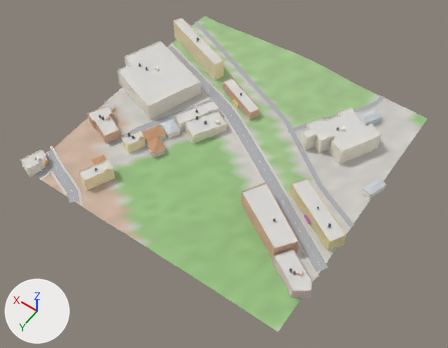
Before and after pictures for a commit that changed the glTF model city/hi/t_-2_0.glb.
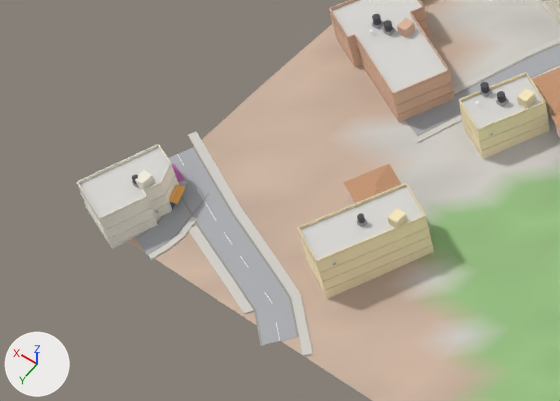
There are two pictures of each version: one whole from a camera (50 mm lens) standing at (-588.0, 428.0, 430.0) and looking at (-392.0, 155.0, -1.0), one close up on the part from 0% to 33% of the width and 32% to 63% of the height. The lights are fixed; the arrows at lower left show +X, +Y and +Z. The last two pictures show the newer version. Vertices at exactly the same position are counted once.

Objects in the first close-up: 'Buildings-col', 'Details', 'Roads-col', 'Sidewalks-col', 'Terrain-col'.
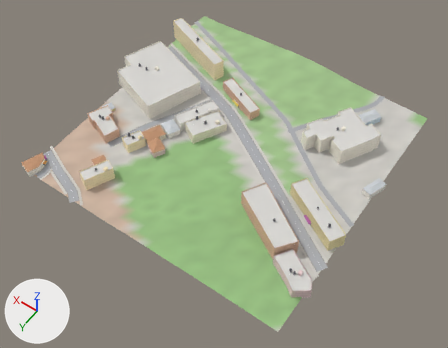
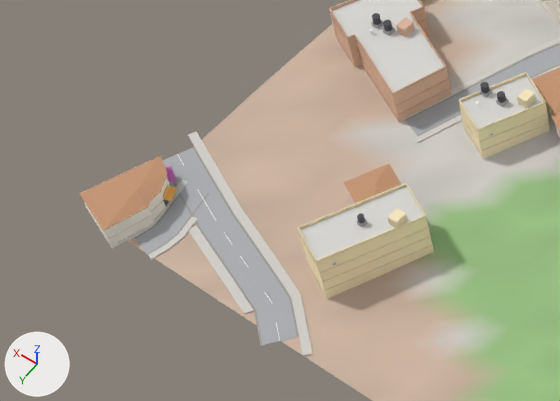
Changed parts and their boxes (x1, y1, x2, y2) in the close-ups (560 x 401 px; the box of a moved part takes in the faces that stretch with it):
'Buildings-col', reshaped: before (78, 0, 560, 299); after (79, 0, 560, 299)
'Details', reshaped: before (77, 0, 560, 291); after (84, 0, 560, 291)
part 1 of me_buildings_col, moved or reshaped: before (393, 16, 455, 123); after (393, 16, 452, 123)
part 2 of me_buildings_col, cut back: before (78, 147, 178, 248); after (79, 155, 170, 248)
part 3 of me_details, moved or reshaped: before (170, 202, 176, 210); after (163, 200, 168, 206)
part 4 of me_details, deleted: before (77, 144, 176, 231)
part 5 of me_details, moved or reshaped: before (108, 164, 185, 239); after (108, 166, 177, 239)
part 6 of me_details, moved or reshaped: before (383, 12, 454, 115); after (383, 12, 451, 115)

Patch to the scene script:
```diff
--- a/city/hi/t_-2_0.glb.py
+++ b/city/hi/t_-2_0.glb.py
@@ me_buildings_col @@
 # used by ob_buildings_col; location = (0.0, 0.0, 0.0)
 # verts and faces of me_buildings_col; kept vertices keep their numbers, new ones are numbered from 258
 # before: 78 (-297.0, 181.0, 9.0), 79 (-297.0, 181.0, 19.0) at pixel (449, 72)
-me_buildings_col.from_pydata(...)  # 258 vertices, 326 faces; spans x -517.0..-243.0, y 24.0..259.0, z 8.0..31.0
+me_buildings_col.from_pydata(...)  # 266 vertices, 333 faces; spans x -517.0..-243.0, y 24.0..260.0, z 8.0..31.0
+# me_buildings_col part 1
+verts[78] = (-296.0, 180.0, 9.0)  # moved
+verts[79] = (-296.0, 180.0, 19.0)  # moved, pixel (446, 68)
+# me_buildings_col part 2
+# 1 vertex is removed from x -262.0, y 259.0, z 18.0
+# 8 faces are deleted
+# 10 vertices move from x -266.0..-250.0, y 236.0..255.0, z 8.0..18.0 to x -265.0..-250.0, y 237.0..255.0, z 8.0..15.0
+# 9 vertices are added at x -266.0..-250.0, y 236.0..260.0, z 15.0..16.0
+# 3 new faces join them, mat_wall
+# 12 new faces join them, mat_roof
+# other edits to the shape of me_buildings_col do not show in these pictures
 me_buildings_col.materials.append(mat_wall)
@@ me_details @@
 # used by ob_details; location = (0.0, 0.0, 0.0)
-me_details.from_pydata(...)  # 4155 vertices, 6808 faces; spans x -517.0..-243.0, y 25.0..260.0, z 8.0..35.0
+me_details.from_pydata(...)  # 4008 vertices, 6578 faces; spans x -517.0..-243.0, y 25.0..260.0, z 8.0..35.0
+# me_details part 3: the loose piece of 8 vertices spanning x -266.0..-264.0, y 239.0..244.0, z 8.0..11.0 is moved by (2.0, 1.0, 0.0)
+# me_details part 4: 13 loose pieces with 147 vertices, spanning x -267.0..-250.0, y 236.0..260.0, z 10.0..21.0, are deleted
+# me_details part 5: 32 vertices moved from x -267.0..-257.0, y 236.0..249.0, z 11.0..12.0 to x -265.0..-257.0, y 236.0..249.0, z 11.0..12.0; 19 vertices removed from x -267.0..-258.0, y 235.0..244.0, z 8.0..12.0; 19 vertices added at x -266.0..-257.0, y 236.0..244.0, z 11.0..12.0
+# me_details part 6: 22 vertices moved from x -297.0..-277.0, y 180.0..181.0, z 12.0..22.0 to x -296.0..-277.0, y 180.0..181.0, z 12.0..22.0; 2 vertices removed from x -278.0, y 180.0, z 20.0..22.0; 2 vertices added at x -276.0, y 180.0, z 20.0..22.0
+# other edits to the shape of me_details do not show in these pictures
 me_details.materials.append(mat_props)
```
